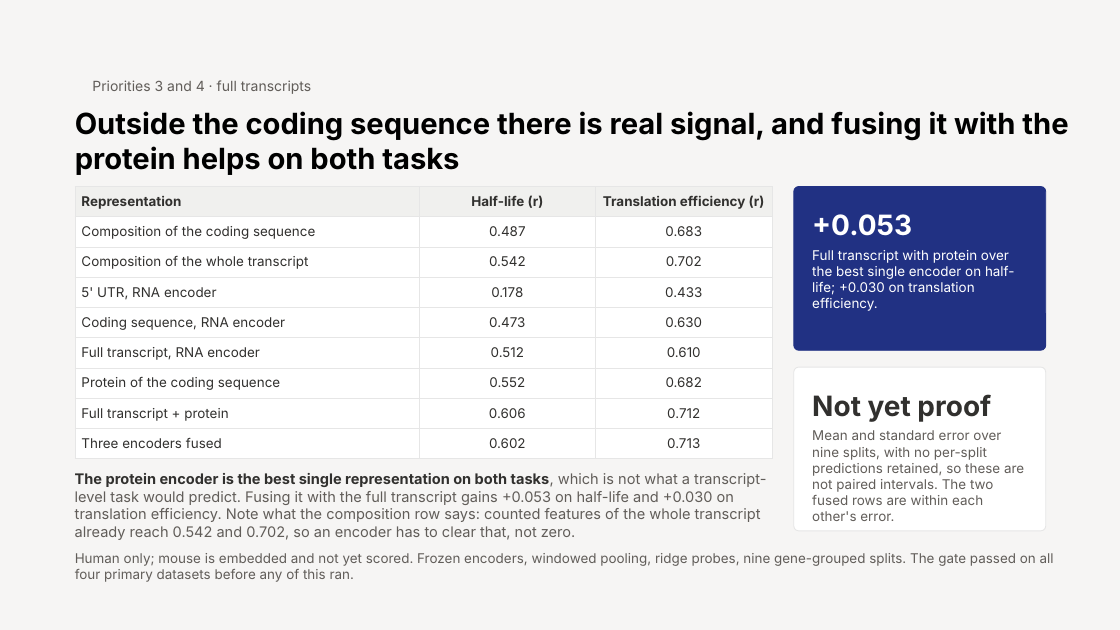
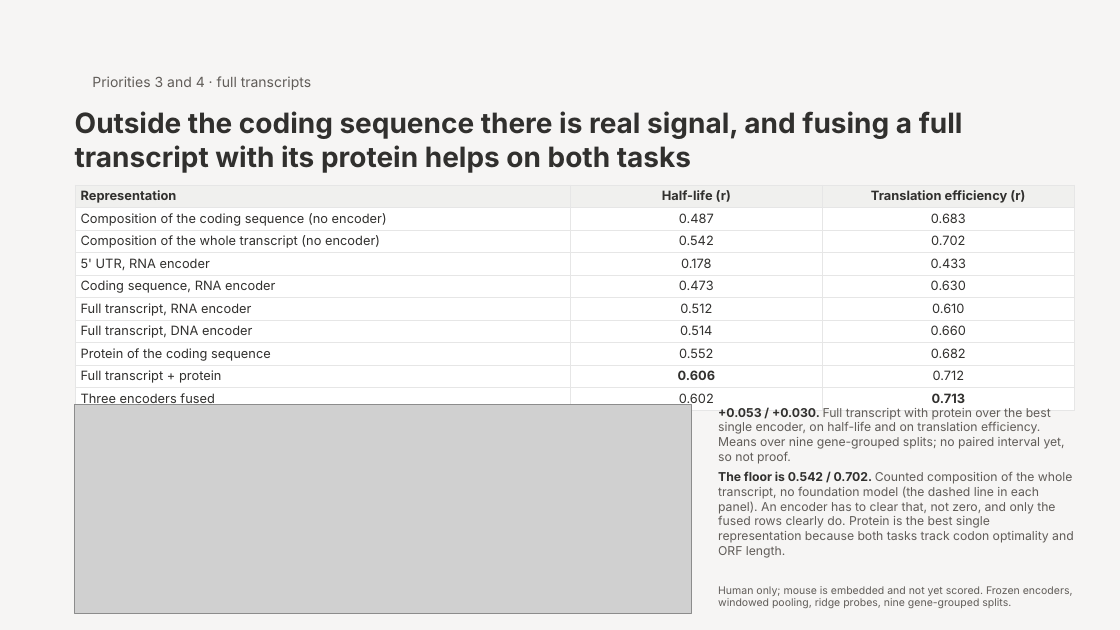
Before and after one commit to jtmckinley4/multimodal-bio-fusion, a slide deck: slide 12 of docs/notes/Slides/Mina_Progress_Slides_2026-10-22.pptx (slide 11 before the commit). Drawn at 1120x630 pixels with LibreOffice and Linux fonts; fonts in the diff are those of the drawing; grey boxes stand for pictures. Boxes give left, top, right and bottom in pixels: in the first picture for what was removed or moved away, otherwise in the second. Text is boxed around its words. In the diff, an @@ line names an element or a change of style, - is before the commit and + after.

```diff
--- a/docs/notes/Slides/Mina_Progress_Slides_2026-10-22.pptx
+++ b/docs/notes/Slides/Mina_Progress_Slides_2026-10-22.pptx
@@ text "Priorities 3 and 4 · ..." at box(92, 76, 311, 90): less space between paragraphs; vertical alignment middle to top @@
@@ text at box(75, 111, 963, 173): text changed; size 25 to 24 pt; text colour #000000 to #31302E @@
-Outside the coding sequence there is real signal, and fusing it with the protein helps on both tasks
+Outside the coding sequence there is real signal, and fusing a full transcript with its protein helps on both tasks
@@ table at box(75, 185, 1075, 411) @@
-row 2, column 1: Composition of the coding sequence
+row 2, column 1: Composition of the coding sequence (no encoder)
-row 3, column 1: Composition of the whole transcript
+row 3, column 1: Composition of the whole transcript (no encoder)
+row 7: Full transcript, DNA encoder | 0.514 | 0.660
@@ table: place and size @@
-table at box(75, 187, 772, 452)
+table at box(75, 185, 1075, 411)
@@ rounded rectangle removed at box(794, 187, 1046, 350) @@
@@ text removed at box(812, 214, 912, 236) @@
-+0.053
@@ text removed at box(812, 250, 1014, 311) @@
-Full transcript with protein over the best single encoder on half-life; +0.030 on translation efficiency.
@@ rounded rectangle removed at box(794, 367, 1046, 531) @@
@@ picture added at box(75, 405, 691, 613) @@
@@ text added at box(718, 408, 1074, 558), 10.5 pt, text #615D59 @@
++0.053 / +0.030. Full transcript with protein over the best single encoder, on half-life and on translation efficiency. Means over nine gene-grouped splits; no paired interval yet, so not proof.
+The floor is 0.542 / 0.702. Counted composition of the whole transcript, no foundation model (the dashed line in each panel). An encoder has to clear that, not zero, and only the fused rows clearly do. Protein is the best single representation because both tasks track codon optimality and ORF length.
@@ text removed at box(812, 394, 991, 422) @@
-Not yet proof
@@ text removed at box(812, 430, 1024, 521) @@
-Mean and standard error over nine splits, with no per-split predictions retained, so these are not paired intervals. The two fused rows are within each other's error.
@@ text removed at box(75, 473, 766, 540) @@
-The protein encoder is the best single representation on both tasks, which is not what a transcript-level task would predict. Fusing it with the full transcript gains +0.053 on half-life and +0.030 on translation efficiency. Note what the composition row says: counted features of the whole transcript already reach 0.542 and 0.702, so an encoder has to clear that, not zero.
@@ text removed at box(75, 553, 1054, 582) @@
-Human only; mouse is embedded and not yet scored. Frozen encoders, windowed pooling, ridge probes, nine gene-grouped splits. The gate passed on all four primary datasets before any of this ran.
@@ text added at box(718, 586, 1073, 608), 9 pt, text #615D59 @@
+Human only; mouse is embedded and not yet scored. Frozen encoders, windowed pooling, ridge probes, nine gene-grouped splits.
```
Also in this commit, not shown: 11 other slides changed, 2 slides added, 1 slide removed, 35 other files.
